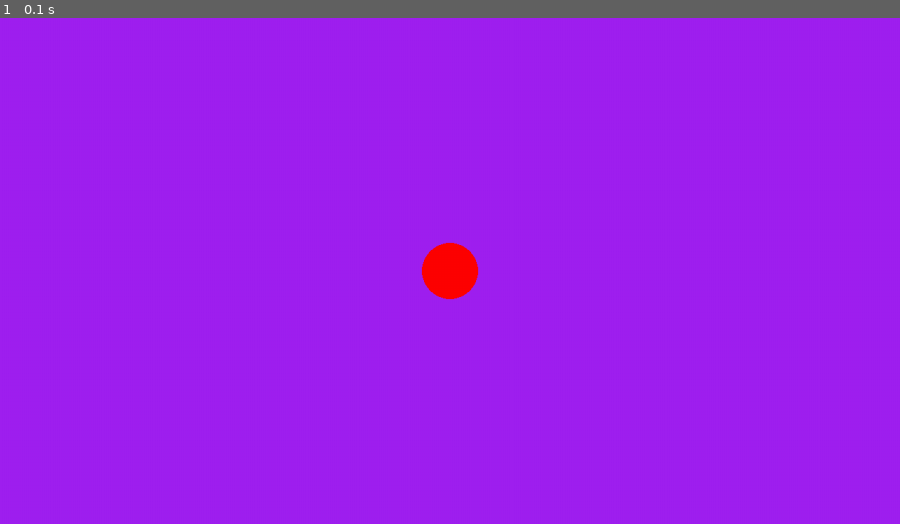
Above: before the commit, frame 1.
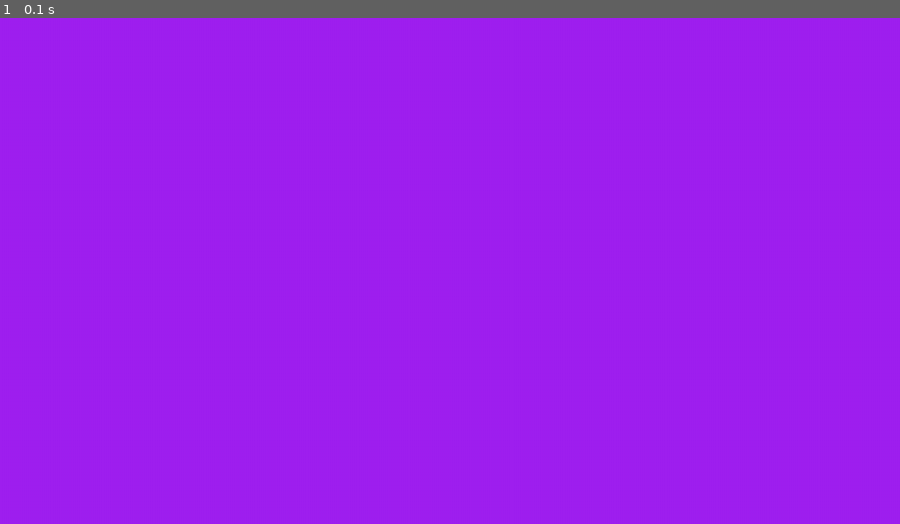
Above: after the commit, the same moment.

Repository: AKETSU-main/-PyGame
Game: pygame game, started from pg091224/main.py
Same seed, same stepped clock (60 frames per second), same inputs: the game is played once before the commit and once after it.
Inputs:
- Up to frame 1 (0.1 s): no input

The runs differ from the first frame. In frame 1, 0.6% of the frame differs, in the area x 46-54%, y 44-56%.

Commit message:
добавлена механика "зеркало"

Diff:
--- a/pg091224/main.py
+++ b/pg091224/main.py
@@ -12,29 +12,19 @@
     dt = 0
     fps = 60
 
-    player_pos = pygame.Vector2(screen.get_width() / 2, screen.get_height() / 2)
-
     while running:
+        screen.fill("purple")
         # poll for events
         # pygame.QUIT event means the user clicked X to close your window
         for event in pygame.event.get():
             if event.type == pygame.QUIT:
                 running = False
+            if event.type == pygame.MOUSEMOTION:
+                pygame.draw.circle(screen, "red", event.pos, 40)
+                pygame.draw.circle(screen, "red", (event.pos[0], width - event.pos[1]), 40)
+                pygame.draw.circle(screen, "red", (height - event.pos[0], event.pos[1]), 40)
 
         # fill the screen with a color to wipe away anything from last frame
-        screen.fill("purple")
-
-        pygame.draw.circle(screen, "red", player_pos, 40)
-
-        keys = pygame.key.get_pressed()
-        if keys[pygame.K_w]:
-            player_pos.y -= speed * dt
-        if keys[pygame.K_s]:
-            player_pos.y += speed * dt
-        if keys[pygame.K_a]:
-            player_pos.x -= speed * dt
-        if keys[pygame.K_d]:
-            player_pos.x += speed * dt
 
         # flip() the display to put your work on screen
         pygame.display.flip()
